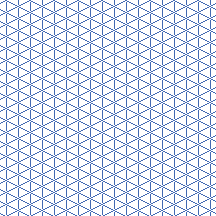
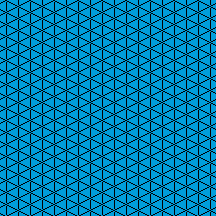
Before/after of a 216px x 216px layered artwork. What changed in the layer stack:
added group "TiliX Grid" with 5 layers above "background" over [0, 0, 216, 216]
renamed "tilix grid" to "grid black", moved it into group "TiliX Grid", painted on it over [0, 0, 216, 216]
added group "color grid" with 3 layers in group "TiliX Grid" over [0, 0, 216, 216]
added layer "X" in group "color grid" over [0, 0, 216, 216]
added layer "Y" in group "color grid" over [0, 0, 216, 216]
added layer "Z" in group "color grid" over [6, 0, 211, 216]
added layer "background" over [0, 0, 216, 216]
